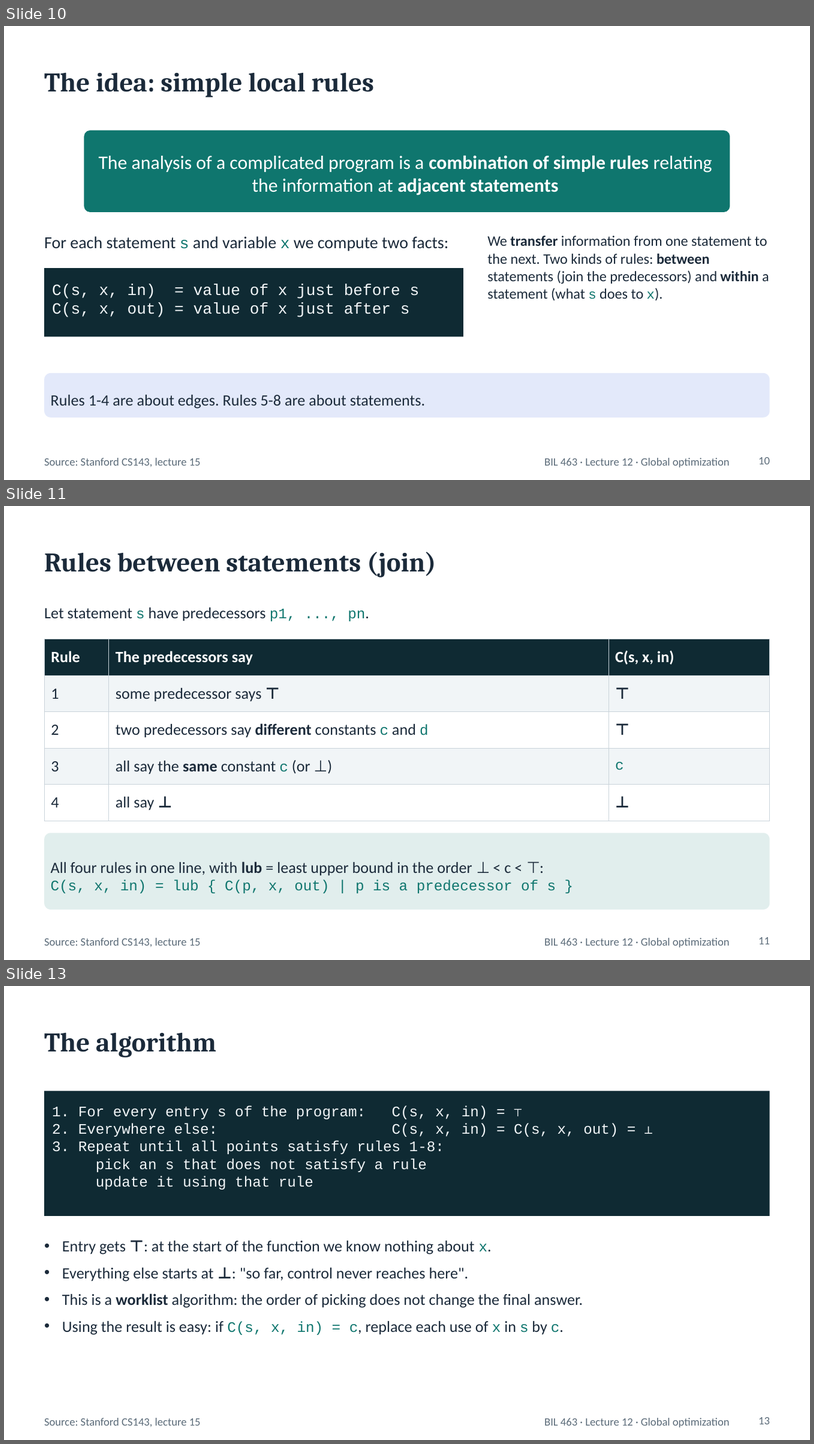
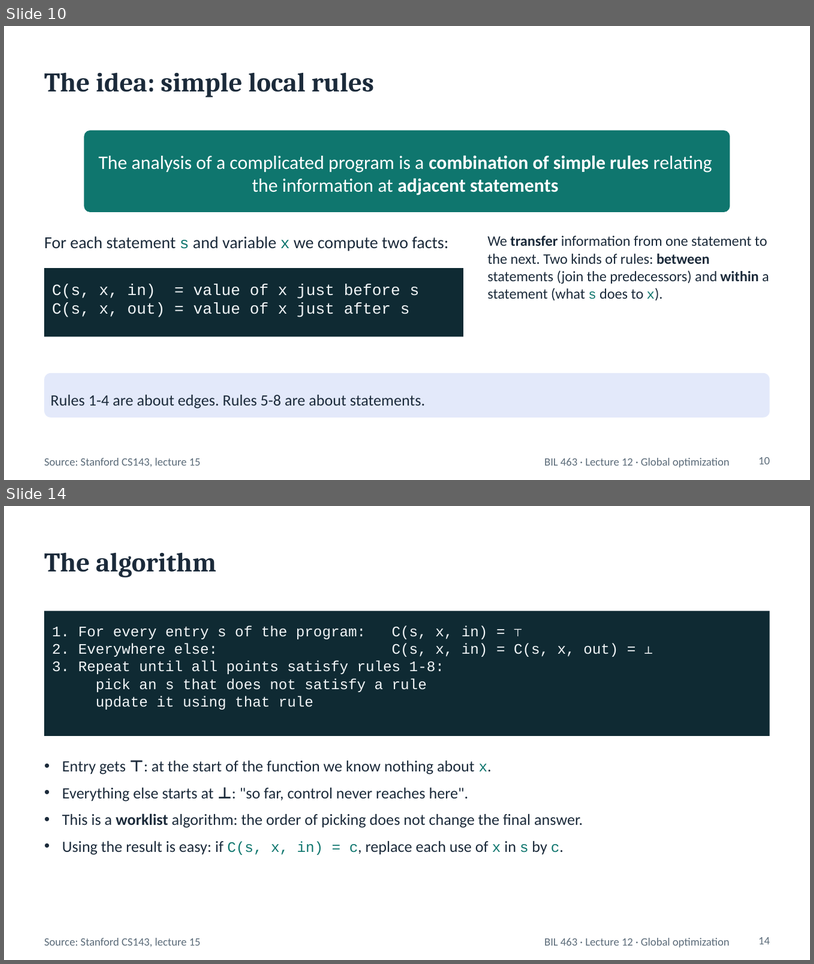
Before and after one commit to adaskin/compiler-course, a slide deck: lecture-notes/12-global-optimization.pptx. Shown one above the other, each under a label of ours: slides 10, 11 and 13 before the commit, slides 10 and 14 after it; the slides between them are not shown. The pictures are 814x1444 and 814x964 pixels, drawn with LibreOffice and Linux fonts; fonts in the diff are those of the drawing. Boxes give left, top, right and bottom in pixels: in the first picture for what was removed or moved away, otherwise in the second. Text is boxed around its words. In the diff, an @@ line names an element or a change of style, - is before the commit and + after.

```diff
--- a/lecture-notes/12-global-optimization.pptx
+++ b/lecture-notes/12-global-optimization.pptx
@@ slide 11 removed at (x1=4, y1=506, x2=810, y2=960), background #FFFFFF; not listed: 1 template element that a slide beside it also shows @@
@@ title removed at (x1=44, y1=552, x2=437, y2=577) @@
-Rules between statements (join)
@@ text removed at (x1=44, y1=607, x2=365, y2=621) @@
-Let statement s have predecessors p1, ..., pn.
@@ table removed at (x1=44, y1=639, x2=770, y2=813), 5 rows, 3 columns @@
-Rule | The predecessors say | C(s, x, in)
-1 | some predecessor says ⊤ | ⊤
-2 | two predecessors say different constants c and d | ⊤
-3 | all say the same constant c (or ⊥) | c
-4 | all say ⊥ | ⊥
@@ rounded rectangle removed at (x1=44, y1=832, x2=770, y2=909) @@
-All four rules in one line, with lub = least upper bound in the order ⊥ < c < ⊤:
-C(s, x, in) = lub { C(p, x, out) | p is a predecessor of s }
@@ text removed at (x1=44, y1=937, x2=201, y2=946) @@
-Source: Stanford CS143, lecture 15
@@ page number removed at (x1=759, y1=937, x2=770, y2=944) @@
-11
@@ what was slide 13 is now slide 14 @@
@@ page number at (x1=759, y1=937, x2=770, y2=944): text changed @@
-13
+14
```
Also in this commit, not shown: 3 slides added, 1 other slide removed, 1 other file.
